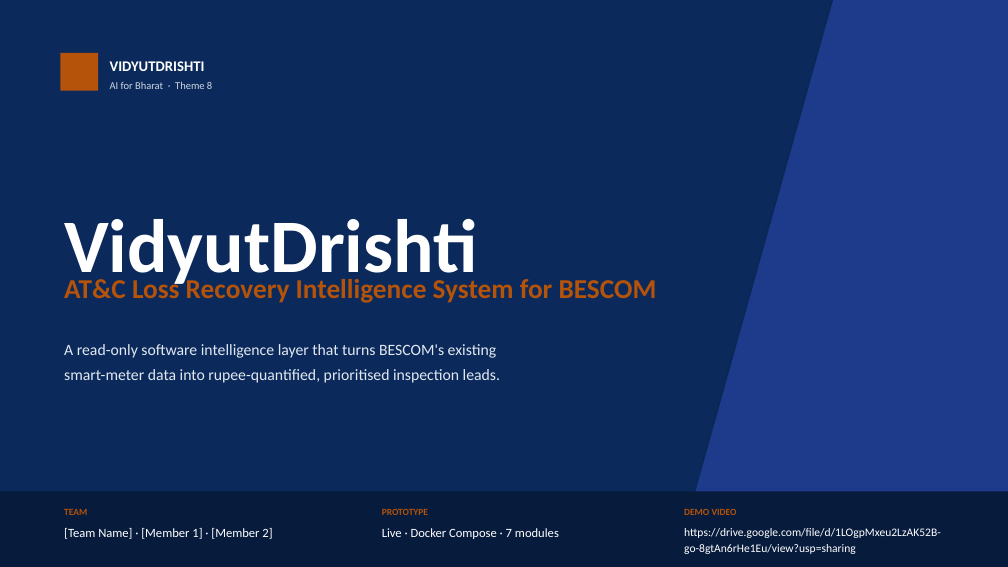
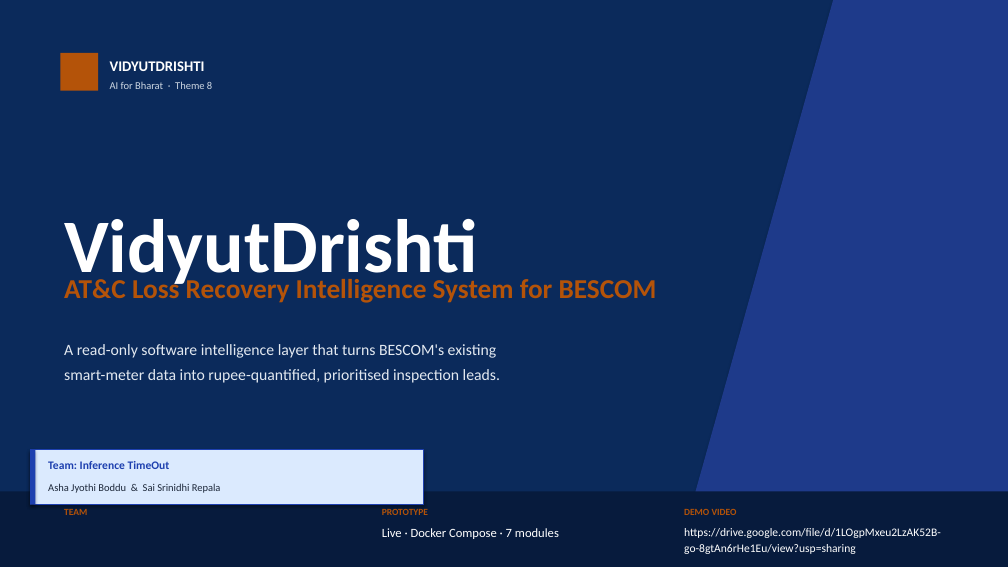
Before and after one commit to srinidhirepala/VidyutDrishti, a slide deck: slide 1 of VidyutDrishti_Pitch.pptx. Drawn at 1008x567 pixels with LibreOffice and Linux fonts; fonts in the diff are those of the drawing. Boxes give left, top, right and bottom in pixels: in the first picture for what was removed or moved away, otherwise in the second. Text is boxed around its words. In the diff, an @@ line names an element or a change of style, - is before the commit and + after.

Commit message:
docs: add team info - Inference TimeOut (Asha Jyothi Boddu & Sai Srinidhi Repala). PPT slide 1 team box added; custom doc cover page team box added; PDF regenerated.

```diff
--- a/VidyutDrishti_Pitch.pptx
+++ b/VidyutDrishti_Pitch.pptx
@@ rectangle added at [30, 450, 423, 504], fill #DBEAFE, outline #1E40AF 0.75 pt @@
@@ rectangle added at [30, 450, 36, 504], fill #1E40AF @@
@@ text added at [48, 461, 170, 469], 11 pt, text #1E40AF, bold @@
+Team: Inference TimeOut
@@ text added at [48, 483, 221, 493], 10 pt, text #1E293B @@
+Asha Jyothi Boddu & Sai Srinidhi Repala
@@ text removed at [64, 528, 272, 539] @@
-[Team Name] · [Member 1] · [Member 2]
```
Also in this commit, not shown: 2 other files.
